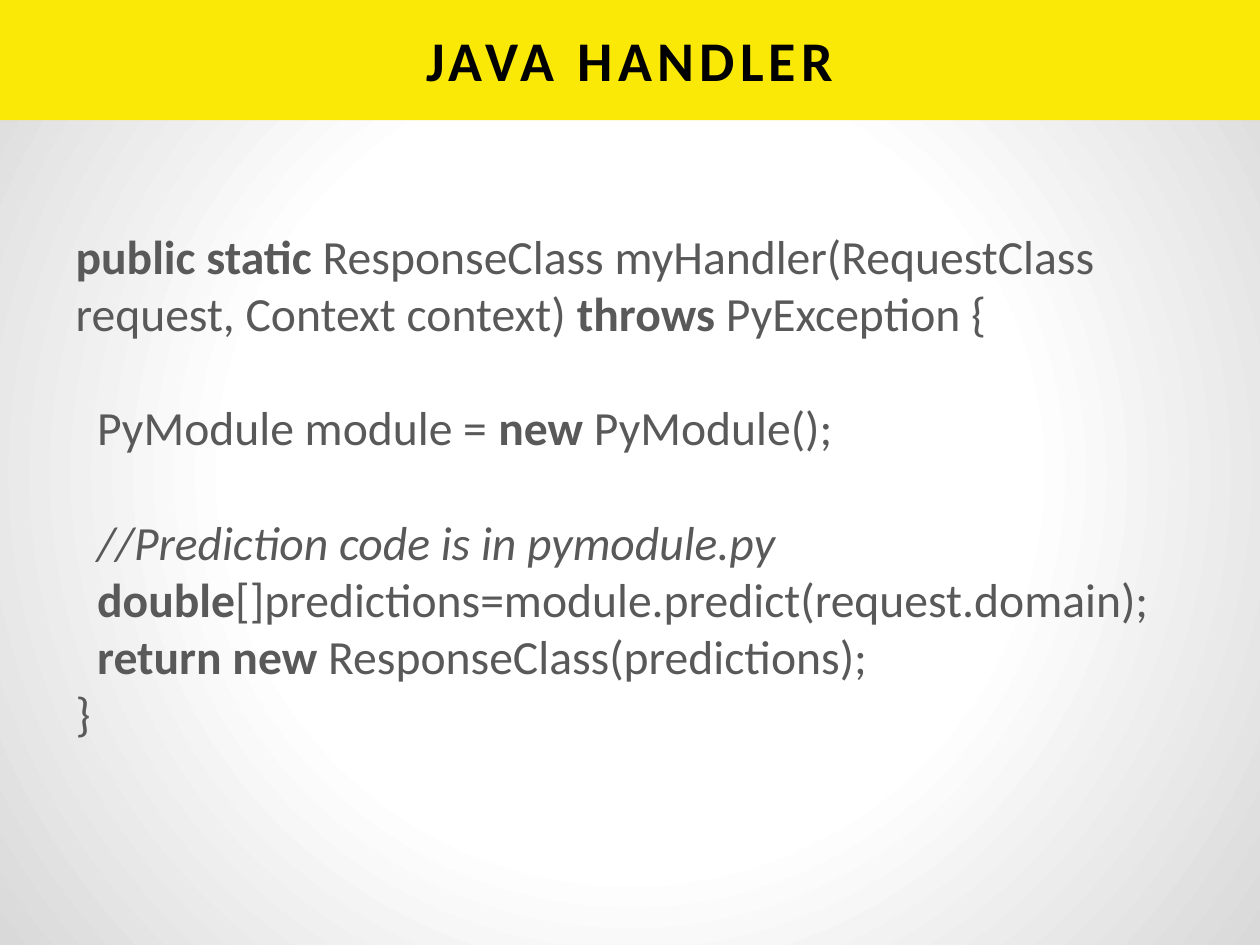
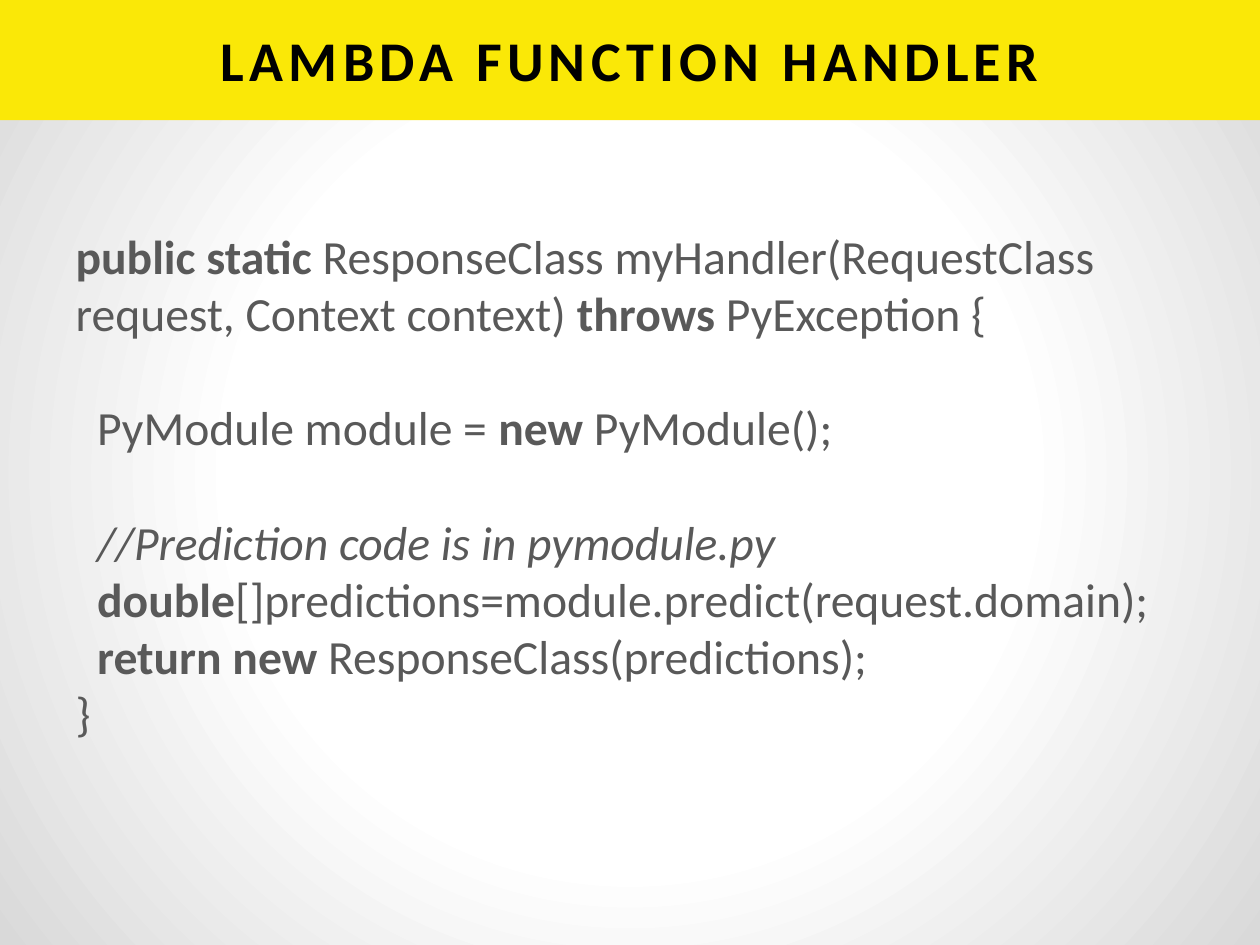
Before and after one commit to h2oai/h2o-tutorials, a slide deck: slide 11 of tutorials/aws-lambda-app/BuildingAnAppWithAWSLambda.pptx. Drawn at 1260x945 pixels with LibreOffice and Linux fonts; fonts in the diff are those of the drawing. Boxes give left, top, right and bottom in pixels: in the first picture for what was removed or moved away, otherwise in the second. Text is boxed around its words. In the diff, an @@ line names an element or a change of style, - is before the commit and + after.

```diff
--- a/tutorials/aws-lambda-app/BuildingAnAppWithAWSLambda.pptx
+++ b/tutorials/aws-lambda-app/BuildingAnAppWithAWSLambda.pptx
@@ title at [221,44,1038,82]: text changed @@
-JAVA HANDLER
+LAMBDA FUNCTION HANDLER
```
Also in this commit, not shown: 3 other slides changed.
